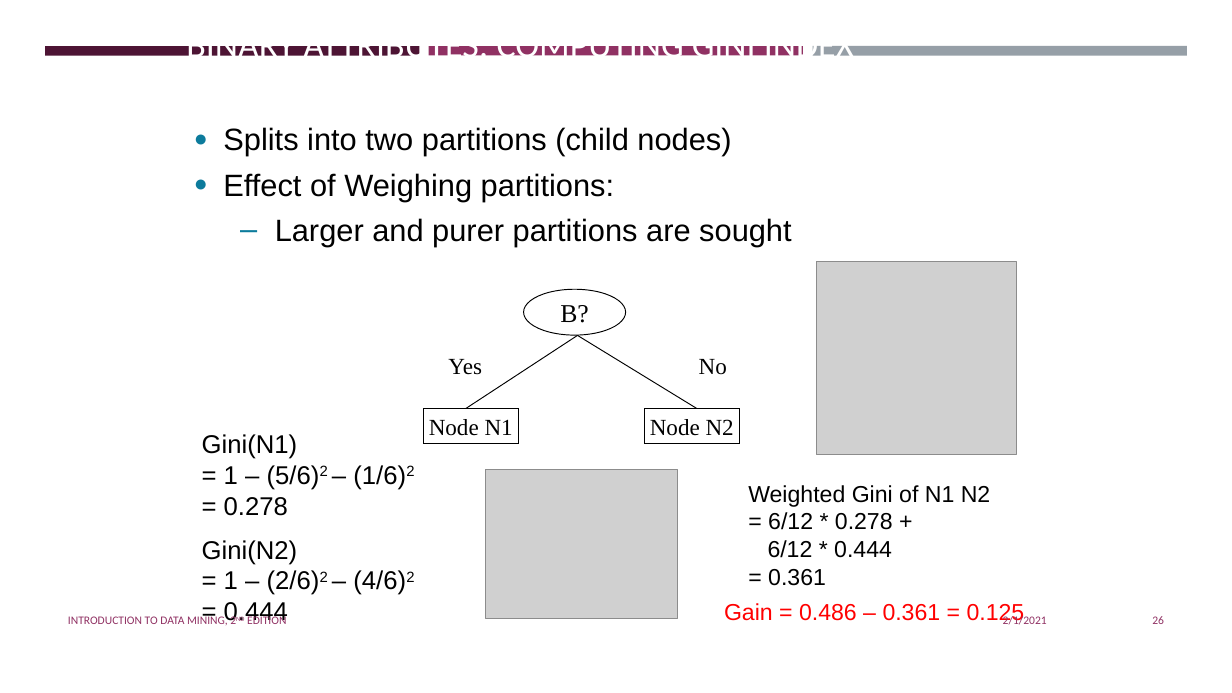
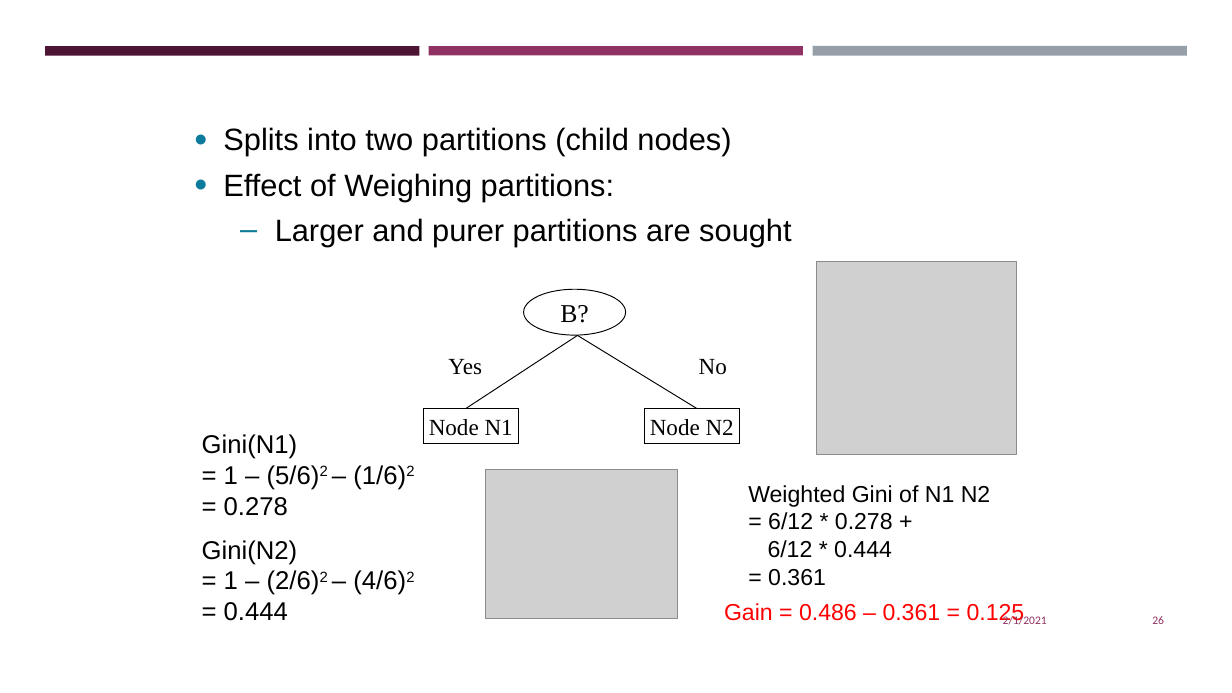
Before and after one commit to BeiyuLinCS/beiyulin.github.io, a slide deck: slide 26 of teach/fall_22/slides/ds_10.pptx. Drawn at 1232x693 pixels with LibreOffice and Linux fonts; fonts in the diff are those of the drawing; grey boxes stand for pictures. Boxes give left, top, right and bottom in pixels: in the first picture for what was removed or moved away, otherwise in the second. Text is boxed around its words. In the diff, an @@ line names an element or a change of style, - is before the commit and + after.

```diff
--- a/teach/fall_22/slides/ds_10.pptx
+++ b/teach/fall_22/slides/ds_10.pptx
@@ title removed at (186, 46, 854, 56) @@
-BINARY ATTRIBUTES: COMPUTING GINI INDEX
@@ text removed at (68, 614, 286, 625) @@
-INTRODUCTION TO DATA MINING, 2ND EDITION
```
Also in this commit, not shown: 19 other slides changed, 5 other files.
